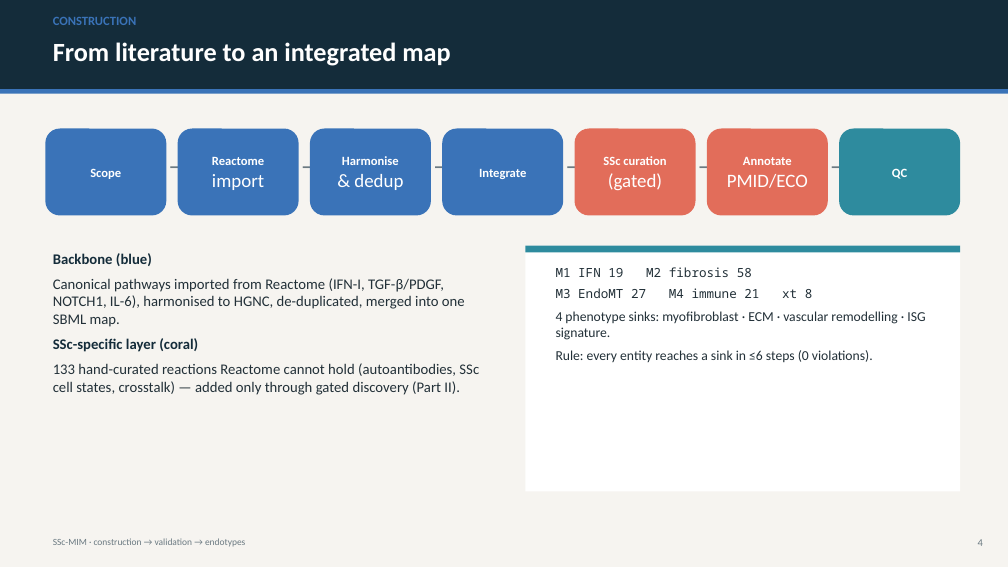
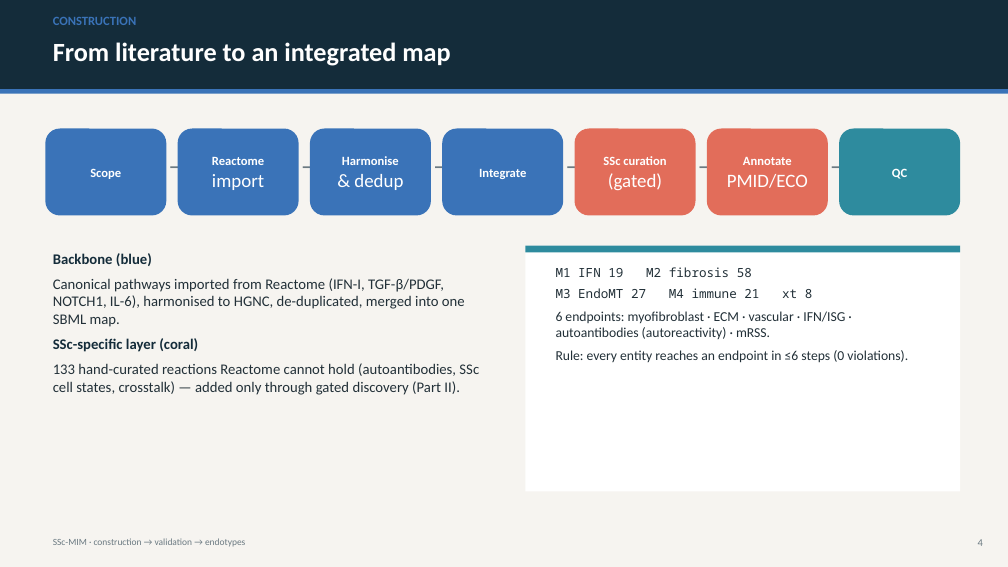
Before and after one commit to Nurtal/IDT_SSc_map, a slide deck: slide 4 of docs/SSc_MIM_validation_endotypes.pptx. Drawn at 1008x567 pixels with LibreOffice and Linux fonts; fonts in the diff are those of the drawing. Boxes give left, top, right and bottom in pixels: in the first picture for what was removed or moved away, otherwise in the second. Text is boxed around its words. In the diff, an @@ line names an element or a change of style, - is before the commit and + after.

```diff
--- a/docs/SSc_MIM_validation_endotypes.pptx
+++ b/docs/SSc_MIM_validation_endotypes.pptx
@@ text at box(556, 311, 908, 363): text changed @@
-4 phenotype sinks: myofibroblast · ECM · vascular remodelling · ISG signature.
-Rule: every entity reaches a sink in ≤6 steps (0 violations).
+6 endpoints: myofibroblast · ECM · vascular · IFN/ISG · autoantibodies (autoreactivity) · mRSS.
+Rule: every entity reaches an endpoint in ≤6 steps (0 violations).
```
Also in this commit, not shown: 1 other slide changed, 8 other files.
